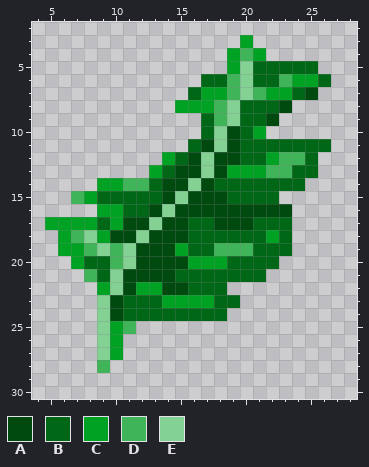
Pixel-art file: image/sp_leaf.aseprite. Above, as it was before the edit.
32x32 pixels, 1 frame. Shown: x 4..28, y 2..30.
Palette (. is transparent): A #004a10  B #006716  C #00a223  D #40b459  E #83d294
Pixels before, first column x 5:
 3 ...............C......
 4 ..............CDC.....
 5 ..............CEBBBBB.
 6 ............BBDEBBDCCB
 7 ...........BCCDEDCCBA.
 8 ..........CCCDEBBBA...
 9 ............BDEBBA....
10 ............BEABC.....
11 ...........BAEABBBBBBB
12 .........CBAEAABBCDDB.
13 ........CBAAEACCCDDBB.
14 ....CCDDBAAEABBBBBBB..
15 ..DCBBBBBAEAAABBBB....
16 ....CCBBAEAAAAAAAAA...
17 CCCCBCAAEAABBAAABBB...
18 .CDECAAEAAABBBBBBCB...
19 .CCDEDEAAACBBDDDBBB...
20 ..CBBDEAAAACCCBBBB....
21 ...DBEAAAABBBBBBB.....
22 ....CEACCAABBB........
23 ....EABBBCCCCBB.......
24 ....EABBBBBBBB........
25 ....ECD...............
26 ....EC................
27 ....EC................
28 ....D.................
After:
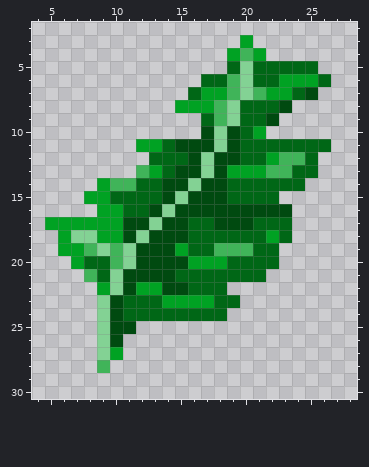
Difference:
Layer "Layer 3":
y 5: x 19 C -> B
y 6: x 23 D -> C
y 10: x 17 B -> A
y 11: x 12..16 ....B -> CCBAA
y 12: x 13..14 .C -> BB
y 13: x 12 . -> D
y 14: x 10 C -> D; x 12 D -> B; x 18 B -> A
y 15: x 7 D -> .; x 9 B -> C
y 17: x 9 B -> C
y 18: x 7 D -> E; x 10 A -> C
y 19: x 23 B -> .
y 25: x 10..11 CD -> AA
y 26: x 10 C -> A
Changed places in both pictures, as pixel boxes (x1, y1, x2, y2):
changed: (71, 61, 292, 243)
erased: (279, 243, 292, 256)
changed: (110, 321, 136, 347)
